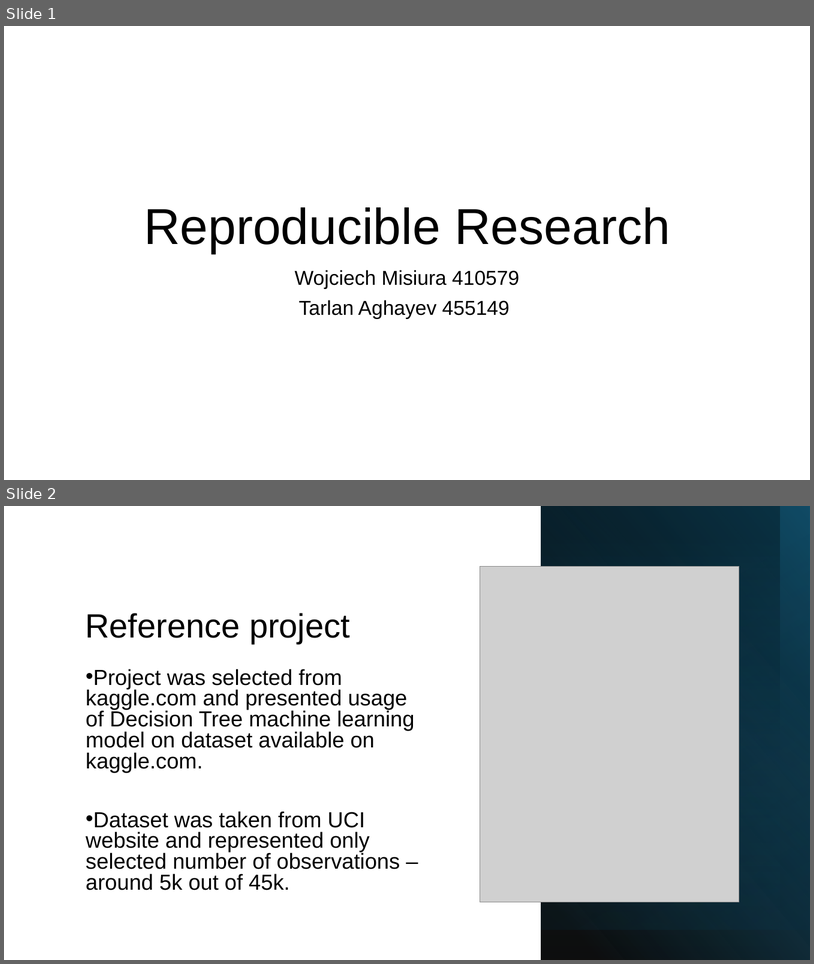
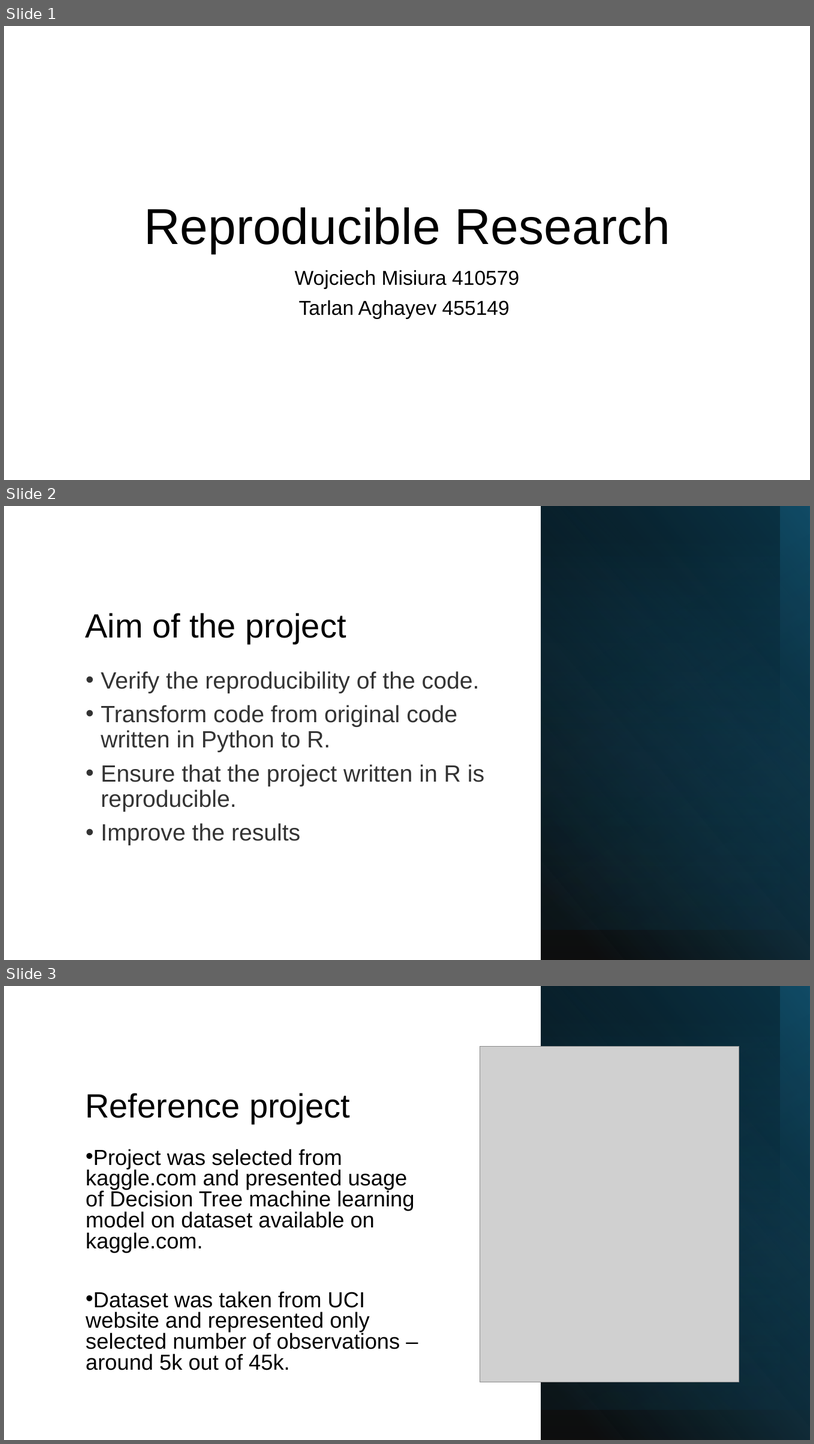
Before and after one commit to WojciechMisiura/RRproject, a slide deck: Slides/RR_project_slides.pptx. Shown one above the other, each under a label of ours: slides 1 and 2 before the commit, slides 1, 2 and 3 after it. The pictures are 814x964 and 814x1444 pixels, drawn with LibreOffice and Linux fonts; fonts in the diff are those of the drawing; grey boxes stand for pictures. Boxes give left, top, right and bottom in pixels: in the first picture for what was removed or moved away, otherwise in the second. Text is boxed around its words. In the diff, an @@ line names an element or a change of style, - is before the commit and + after.

```diff
--- a/Slides/RR_project_slides.pptx
+++ b/Slides/RR_project_slides.pptx
@@ slide 2 added at box(4, 506, 810, 960), background #FFFFFF @@
@@ rectangle added at box(541, 506, 810, 960), fill gradient #000000 to #156082 @@
@@ rectangle added at box(541, 506, 810, 930), fill gradient #0B3041 @@
@@ rectangle added at box(541, 506, 810, 930), fill gradient #156082 to #000000 @@
@@ rectangle added at box(541, 506, 780, 960), fill gradient #156082 to #000000 @@
@@ title added at box(85, 613, 347, 643), 40 pt, text #000000 @@
+Aim of the project
@@ text added at box(101, 671, 485, 845), 28 pt, text #333333 @@
+• Verify the reproducibility of the code.
+• Transform code from original code written in Python to R.
+• Ensure that the project written in R is reproducible.
+• Improve the results
@@ what was slide 2 is now slide 3 @@
```
Also in this commit, not shown: 1 slide changed, 7 other slides added.
